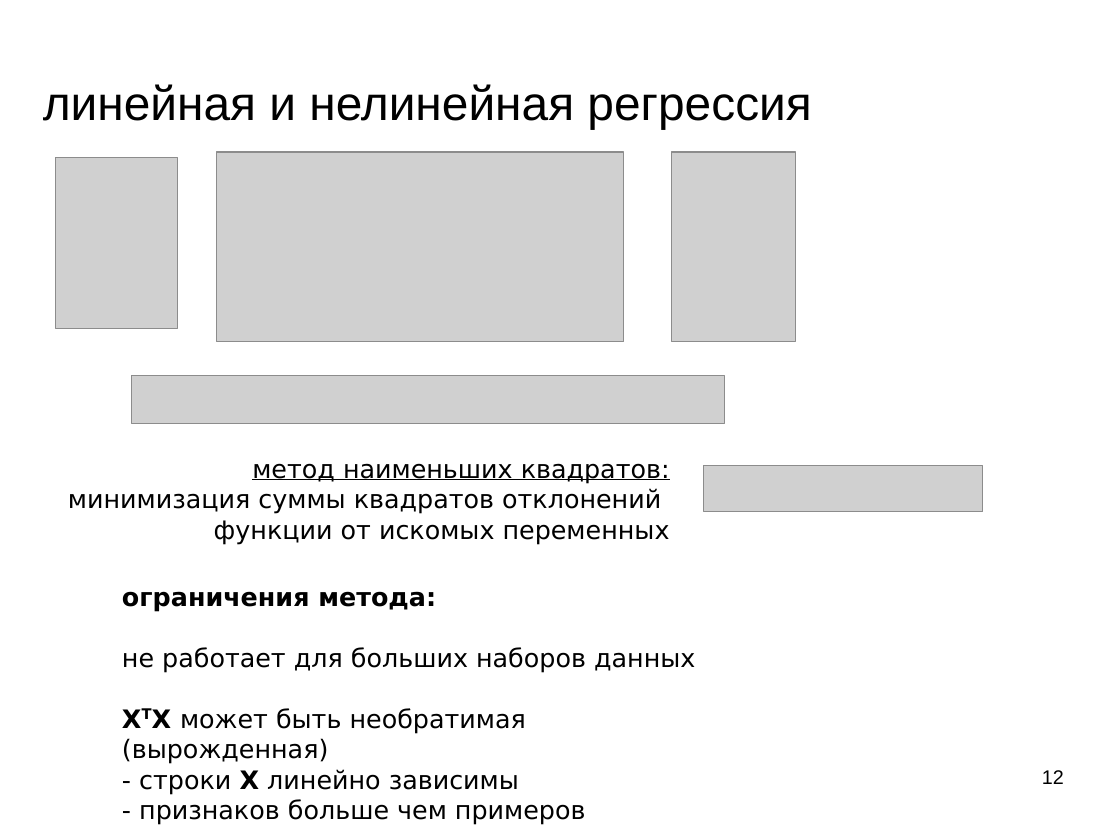
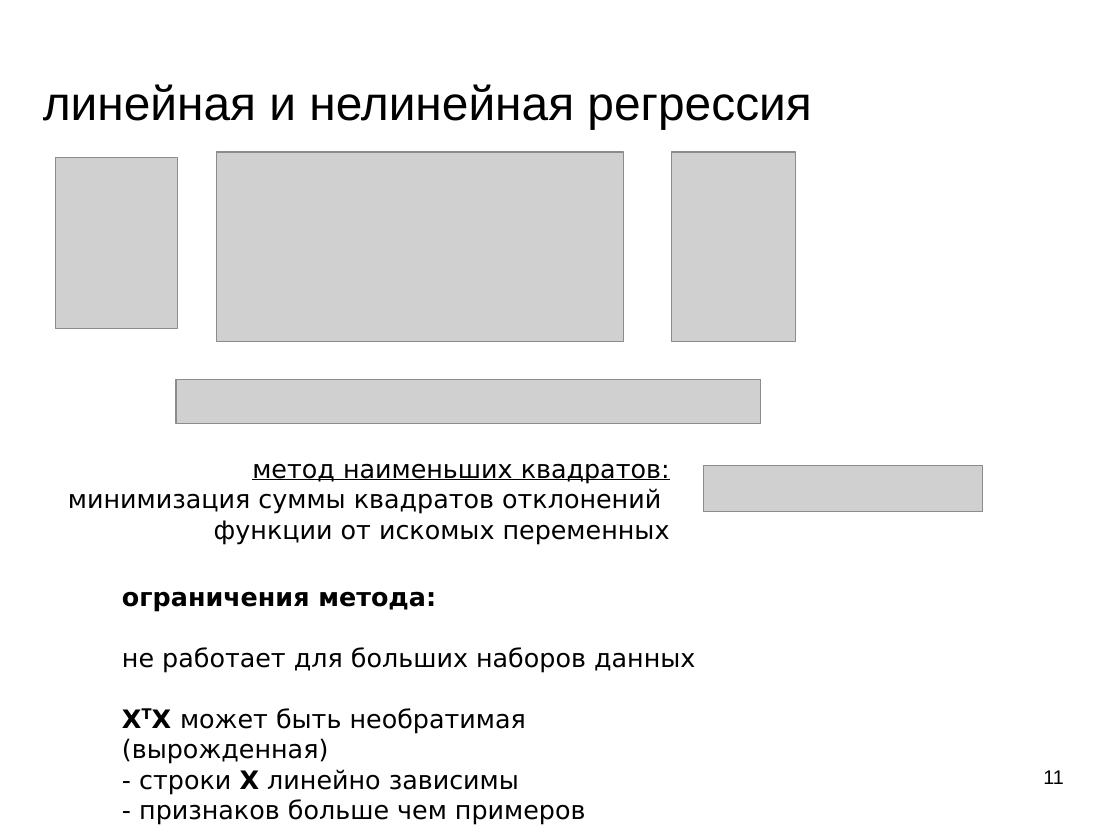
Before and after one commit to mechanoid5/ml_lectorium_legacy, a slide deck: slide 11 of 09-regression-linear.odp (slide 12 before the commit). Drawn at 1120x840 pixels with LibreOffice and Linux fonts; fonts in the diff are those of the drawing; grey boxes stand for pictures; background and template pictures are left out. Boxes give left, top, right and bottom in pixels: in the first picture for what was removed or moved away, otherwise in the second. Text is boxed around its words. In the diff, an @@ line names an element or a change of style, - is before the commit and + after.

```diff
--- a/09-regression-linear.odp
+++ b/09-regression-linear.odp
@@ picture resized from (x1=132, y1=375, x2=725, y2=424) to (x1=176, y1=379, x2=760, y2=424) @@
@@ page number at (x1=1043, y1=770, x2=1064, y2=784): text changed @@
-12
+11
```
Also in this commit, not shown: 3 other slides changed, 1 slide removed, 2 other files.
